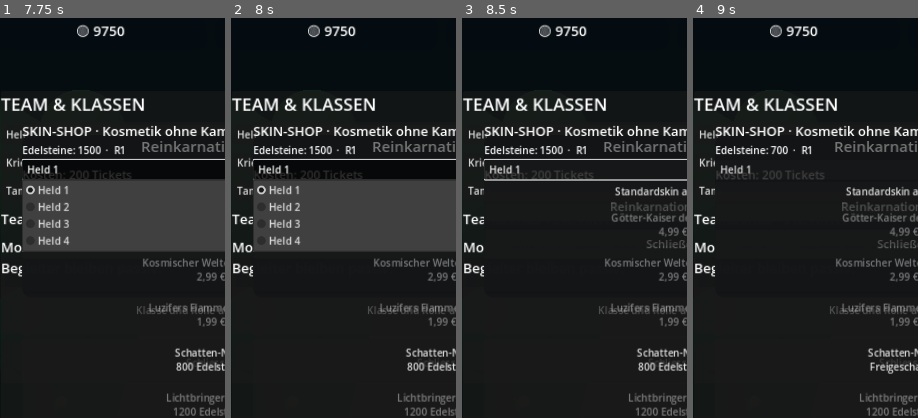
Above: before the commit, frames 1-4 (left to right).
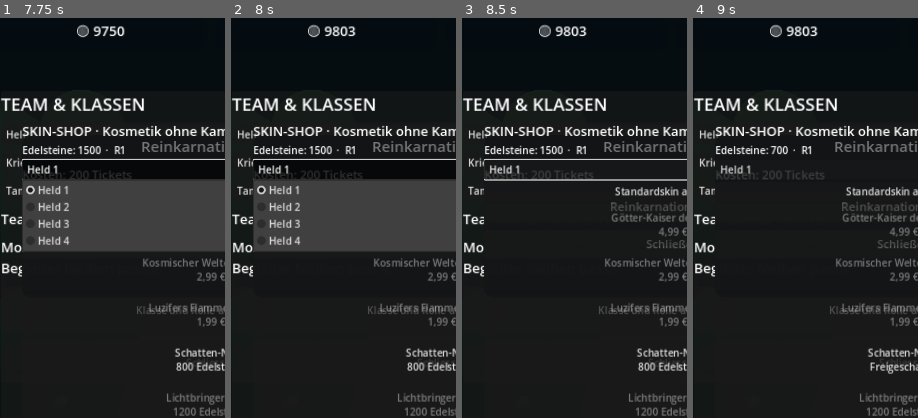
Above: after the commit, the same moments.

Repository: xynewageyx/TitanLegend
Game: Godot game, scene res://scenes/main.tscn
The game is run twice, just before and just after one commit, with the same random seed, the same clock (stepped at 60 frames per second) and the same inputs.
Inputs:
- Up to frame 1 (7.75 s): click "⚔ Kampf" at 0.5 s; click "◆ Juwelen" at 1.25 s; click "Juwel verbessern" at 2 s; click "✦ Reink." at 2.75 s; click "Reinkarnation starten" at 3.5 s; click "▣ Shop" at 4.25 s; click "♟ Team" at 5 s; click "Klasse und Rolle uebernehmen" at 5.75 s; click "Held 1" at 6.5 s; click "Krieger" at 7.25 s
- Up to frame 2 (8 s): no input
- Up to frame 3 (8.5 s): click "Tank" at 8 s
- Up to frame 4 (9 s): click "Schliessen" at 8.75 s
The pictures show only the part of the screen within x 3-53%, y 1-51%; the shares and areas given below are measured in that part.

Frame 1 is identical in both runs. In frame 2, 0.2% of the frame differs, in the area x 44-56%, y 2-5%; in frame 3, 0.2%; in frame 4, 0.2%.

Commit message:
Restore astral mode progression, stage return, gold rewards and skill save hooks

Diff:
--- a/scripts/battle_manager.gd
+++ b/scripts/battle_manager.gd
@@ -238,11 +238,15 @@
 func set_skill_loadout(hero: int, skill_slot: int, ability: int) -> void:
  if hero < 0 or hero >= 4 or skill_slot < 0 or skill_slot >= 4:
   return
- skill_loadouts[hero][skill_slot] = ability
+ skill_loadouts[hero][skill_slot] = clampi(ability, 0, 10)
+ SaveManager.save_game()
+ battle_status_changed.emit()
 
 func set_skill_choice(slot: int, choice: int) -> void:
- if slot >= 0 and slot < 4:
-  skill_choices[slot] = choice
+ if slot < 0 or slot >= 4:
+  return
+ skill_choices[slot] = clampi(choice, 0, 1)
+ set_skill_loadout(slot, 0, choice)
 
 func _hero_is_controlled(_hero_index: int) -> bool:
  return false
@@ -253,17 +257,24 @@
 func enter_astral() -> void:
  if astral_active:
   return
+ world_progress = Vector2i(current_level, current_wave)
  astral_active = true
- astral_floor = maxi(1, astral_floor)
- _reset_hero_health()
+ current_level = maxi(1, astral_floor)
+ current_wave = BOSS_WAVE
  start_next_encounter()
+ battle_status_changed.emit()
 
 func leave_astral() -> void:
  if not astral_active:
   return
  astral_active = false
- _reset_hero_health()
+ current_level = world_progress.x
+ current_wave = world_progress.y
+ if biome_manager != null:
+  biome_manager.call("update_biome_from_stage", current_level)
  start_next_encounter()
+ SaveManager.save_game()
+ battle_status_changed.emit()
 
 func buy_astral_reward() -> bool:
  if astral_marks < 30:
@@ -326,6 +337,10 @@
   return
  battle_active = false
  _finishing = true
+ var gold_reward: int = current_level * (500 if is_fusion_boss else (250 if is_boss else 50))
+ if team_formation != null and team_formation.has_formation_bonus():
+  gold_reward = roundi(float(gold_reward) * 1.05)
+ GameManager.add_gold(gold_reward)
  if astral_active:
   astral_marks += 5 + mini(astral_floor, 50)
   astral_floor += 1
